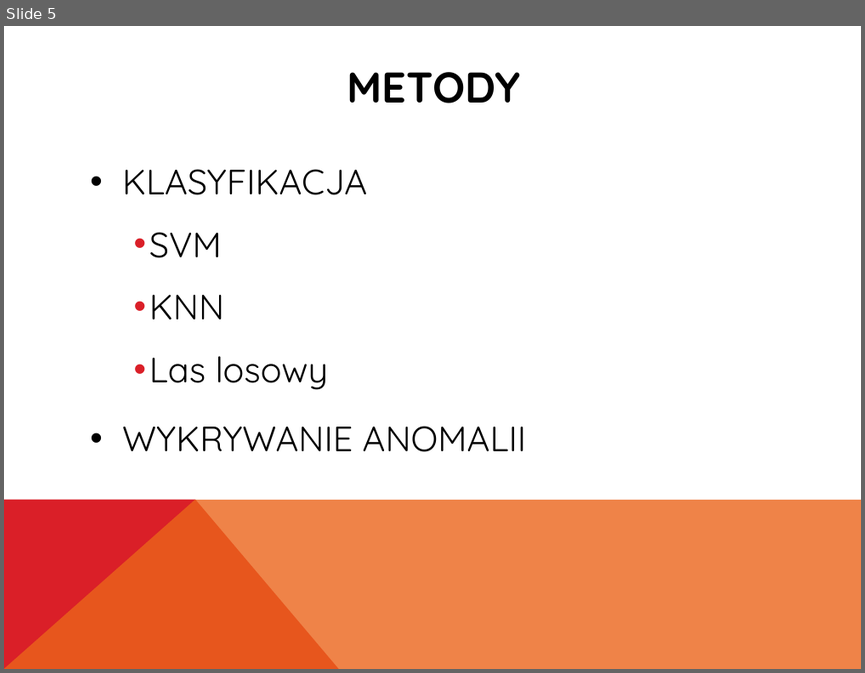
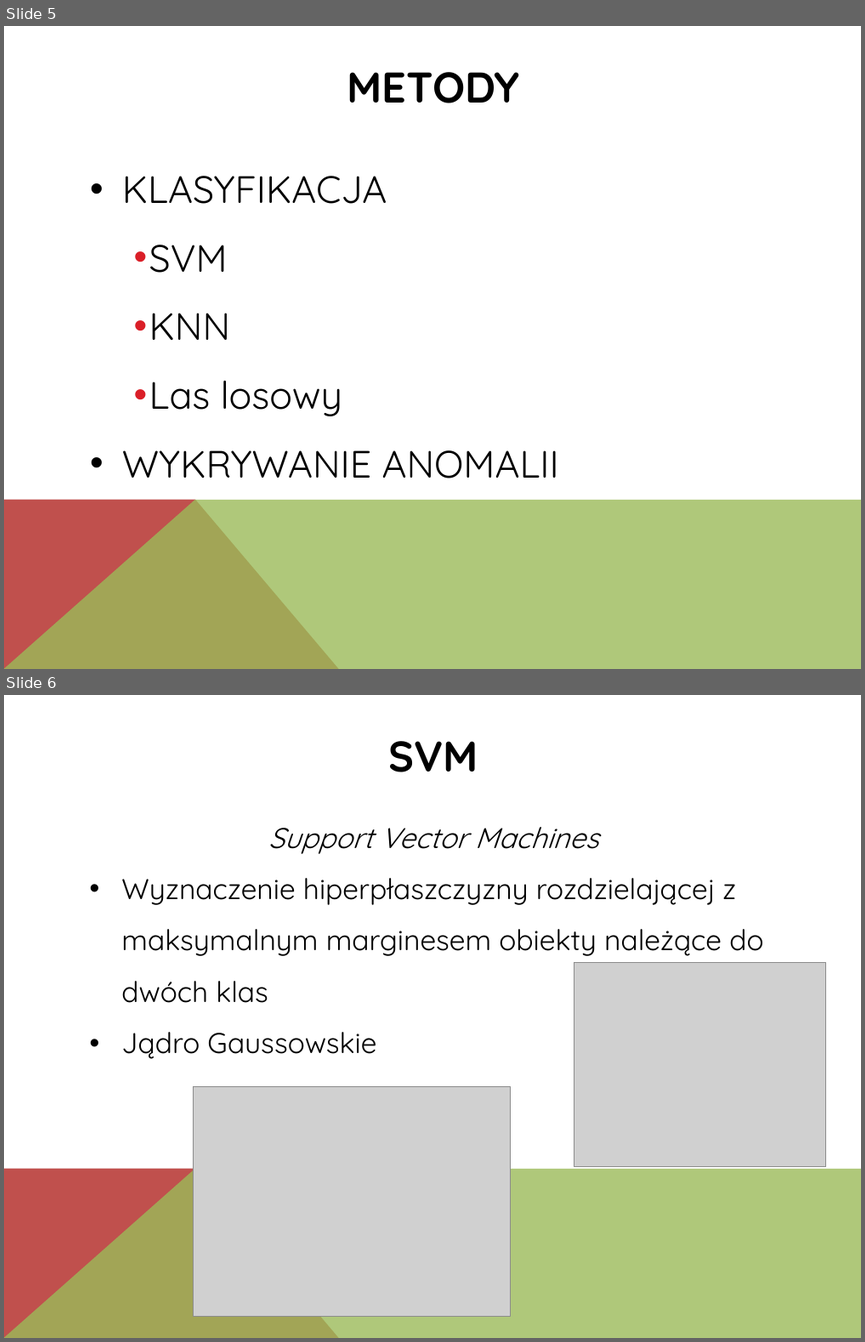
Before and after one commit to Waszker/PhysionetChallenge, a slide deck: Report and presentation/Prezentacja.pptx. Shown one above the other, each under a label of ours: slide 5 before the commit, slides 5 and 6 after it. The pictures are 865x673 and 865x1342 pixels, drawn with LibreOffice and Linux fonts; fonts in the diff are those of the drawing; grey boxes stand for pictures. Boxes give left, top, right and bottom in pixels: in the first picture for what was removed or moved away, otherwise in the second. Text is boxed around its words. In the diff, an @@ line names an element or a change of style, - is before the commit and + after.

```diff
--- a/Report and presentation/Prezentacja.pptx
+++ b/Report and presentation/Prezentacja.pptx
@@ slide 6 added at <box>4,695,861,1338</box>, background #FFFFFF; not listed: 2 template elements that a slide beside it also shows @@
@@ text added at <box>388,741,478,772</box>, 36 pt, text #000000, bold @@
+SVM
@@ text added at <box>121,827,763,1059</box>, 24 pt, text #000000 @@
+Support Vector Machines
+• Wyznaczenie hiperpłaszczyzny rozdzielającej z maksymalnym marginesem obiekty należące do dwóch klas
+• Jądro Gaussowskie
@@ picture added at <box>574,962,826,1166</box> @@
@@ picture added at <box>193,1087,510,1316</box> @@
@@ slide 5 changed as well @@
@@ text "KLASYFIKACJA" at <box>122,176,559,478</box>: size 29.6 to 32 pt; indent changed; line spacing 1.4 to 1.5; less space between paragraphs @@
@@ freeform shape at <box>4,499,339,669</box>: fill #DA1F28 to #C0504D @@
@@ freeform shape at <box>4,499,861,669</box>: fill #EB641B at 80% opacity to #9BBB59 at 80% opacity @@
```
Also in this commit, not shown: 5 other slides changed, 3 other slides added.
